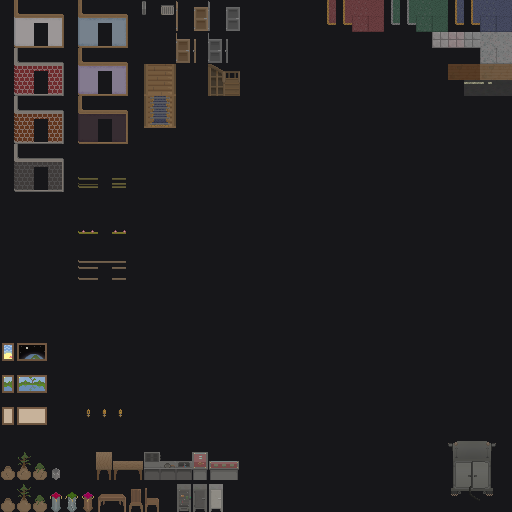
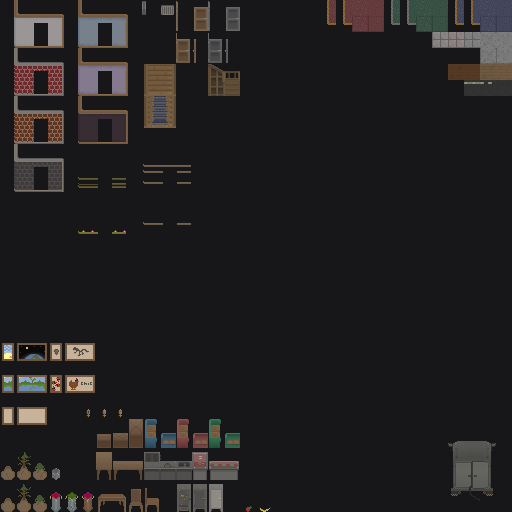
Two versions of the same layered image (512x512). Layer-by-layer changes:
renamed "Layer 107" to "Layer 43", showed it, painted on it over [50, 164, 271, 512]
removed group "Kitchen" (6 layers) over [144, 460, 207, 469]
removed layer "Layer 225" from group "Kitchen" over [164, 463, 175, 466]
removed layer "Layer 222" from group "Kitchen" over [144, 460, 192, 467]
removed group "Fridge" (6 layers) over [50, 164, 271, 512]
renamed "Layer 96" to "Layer 44", hid it, opacity 72% → 100%, blend soft light → normal, moved it out of group "Fridge", painted on it over [50, 164, 271, 512]
removed group "Ground" (1 layers) over [50, 164, 239, 469]
removed layer "Layer 248" from group "Ground" over [50, 164, 239, 469]
removed group "Wall Decoration" (4 layers) over [78, 260, 126, 280]
removed layer "Layer 123" from group "Wall Decoration" over [78, 260, 126, 280]
